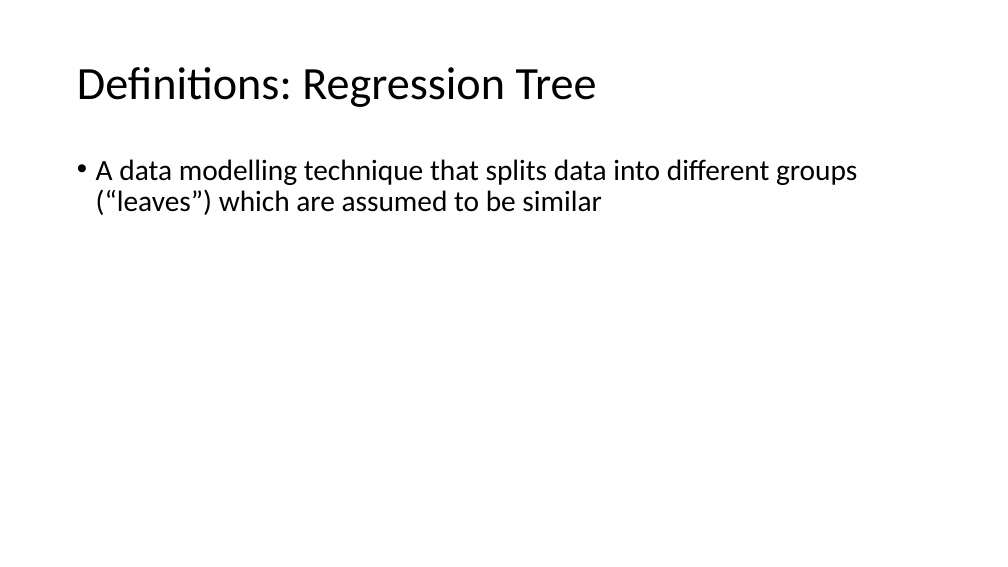
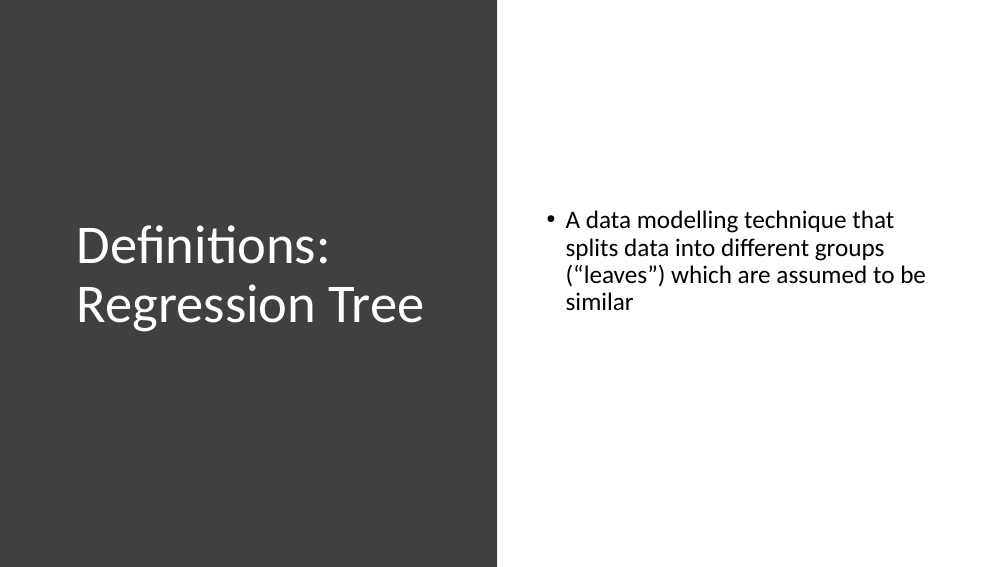
Before and after one commit to amoran57/thesis, a slide deck: slide 4 of Glynn Presentation.pptx. Drawn at 1008x567 pixels with LibreOffice and Linux fonts; fonts in the diff are those of the drawing. Boxes give left, top, right and bottom in pixels: in the first picture for what was removed or moved away, otherwise in the second. Text is boxed around its words. In the diff, an @@ line names an element or a change of style, - is before the commit and + after.

Commit message:
Export graph and data

```diff
--- a/Glynn Presentation.pptx
+++ b/Glynn Presentation.pptx
@@ rectangle added at [0,0,498,567], fill #404040 @@
@@ title "Definitions: Regression Tree": place and size @@
-title "Definitions: Regression Tree" at [77,67,597,107]
+title "Definitions: Regression Tree" at [77,225,425,332]
@@ title "Definitions: Regression Tree" at [77,225,425,332]: size 44 to 52 pt, text colour #000000 to #FFFFFF @@
@@ text "A data modelling technique that ...": place and size @@
-text "A data modelling technique that ..." at [96,159,857,215]
+text "A data modelling technique that ..." at [566,210,926,311]
@@ text "A data modelling technique that ..." at [566,210,926,311]: size 28 to 24 pt; vertical alignment top to middle @@
```
Also in this commit, not shown: 5 other slides changed, 1 slide added, 1 slide removed, 3 other files.
